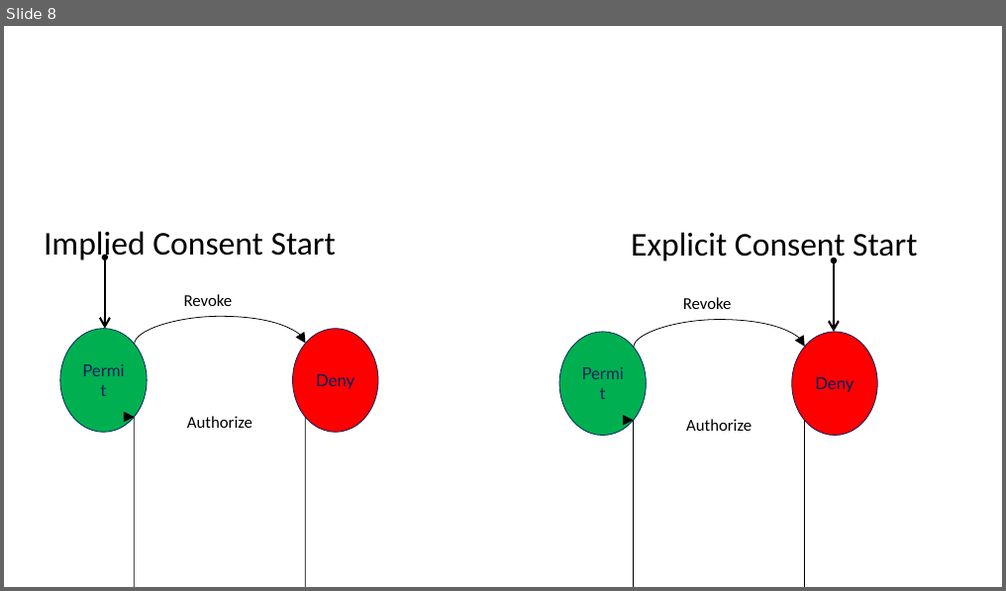
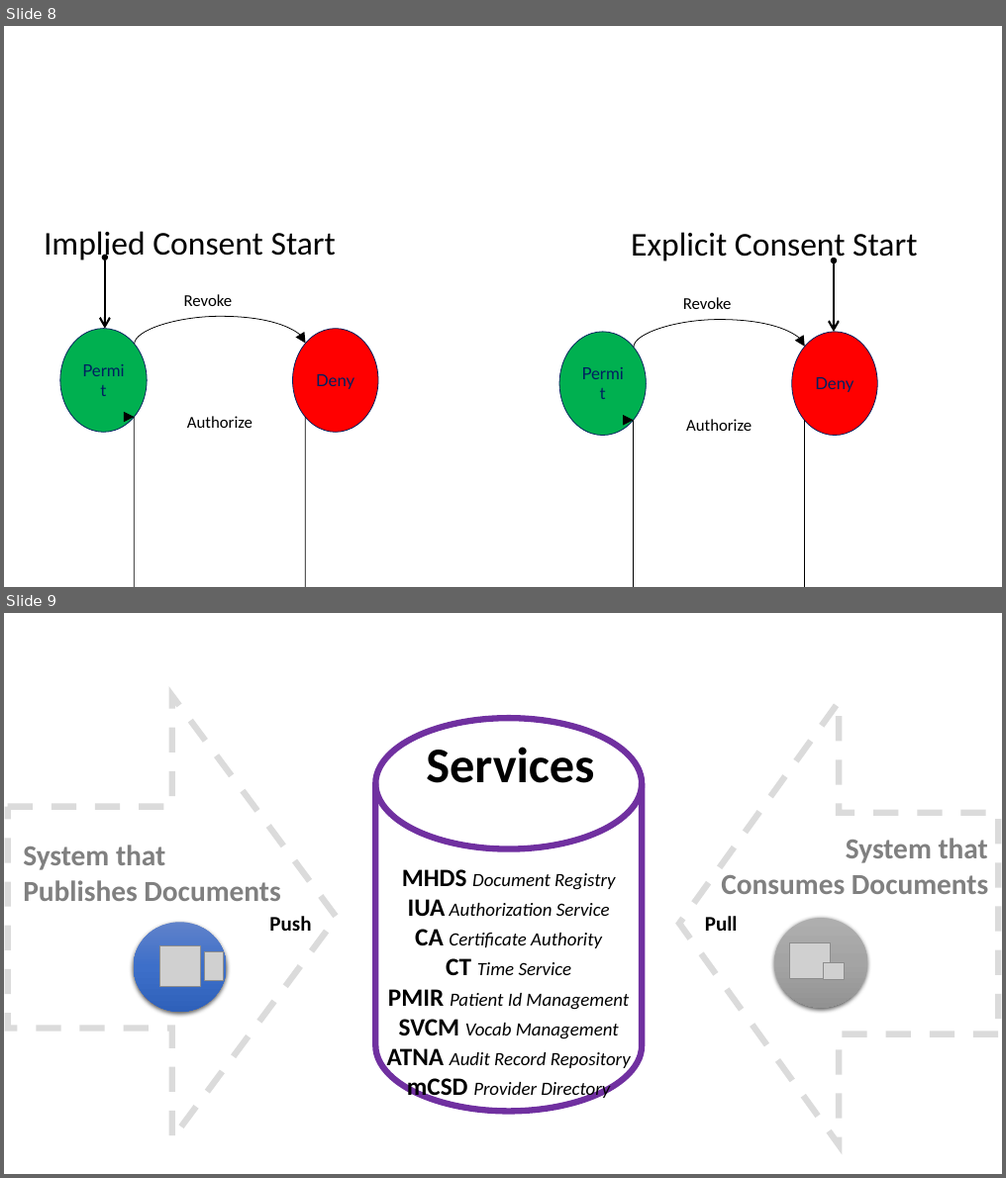
Before and after one commit to IHE/IT-Infrastructure, a slide deck: MHDS/Diagrams.pptx. Shown one above the other, each under a label of ours: slide 8 before the commit, slides 8 and 9 after it. The pictures are 1006x591 and 1006x1178 pixels, drawn with LibreOffice and Linux fonts; fonts in the diff are those of the drawing; grey boxes stand for pictures. Boxes give left, top, right and bottom in pixels: in the first picture for what was removed or moved away, otherwise in the second. Text is boxed around its words. In the diff, an @@ line names an element or a change of style, - is before the commit and + after.

```diff
--- a/MHDS/Diagrams.pptx
+++ b/MHDS/Diagrams.pptx
@@ slide 9 added at [4,613,1002,1174], background #FFFFFF @@
@@ right arrow added at [8,696,337,1140], outline #DBDBDB 6 pt dashed @@
@@ cylinder added at [375,718,642,1111], fill #FFFFFF, outline #7030A0 6 pt, 18 pt, text #000000, italic @@
+MHDS Document Registry
+IUA Authorization Service
+CA Certificate Authority
+CT Time Service
+PMIR Patient Id Management
+SVCM Vocab Management
+ATNA Audit Record Repository
+mCSD Provider Directory
@@ right arrow added at [679,702,998,1146], outline #DBDBDB 6 pt dashed @@
@@ text added at [426,747,594,783], 48 pt, text #000000, bold @@
+Services
@@ text added at [23,845,280,901], 28 pt, text #808080, bold @@
+System that
+Publishes Documents
@@ text added at [721,838,988,894], 28 pt, text #808080, bold @@
+System that
+Consumes Documents
@@ ellipse added at [134,922,227,1012], fill gradient #6183CB to #3E70CA to #3062BB @@
@@ text added at [269,916,311,931], 20 pt, text #000000, bold @@
+Push
@@ text added at [705,916,738,931], 20 pt, text #000000, bold @@
+Pull
@@ ellipse added at [774,919,867,1008], fill gradient #AFAFAF to #A5A5A5 to #939393 @@
@@ picture added at [159,947,200,986] @@
@@ picture added at [205,953,223,980] @@
@@ picture added at [789,944,830,980] @@
@@ picture added at [824,963,845,980] @@
```
Also in this commit, not shown: 1 slide changed, 3 other files.
